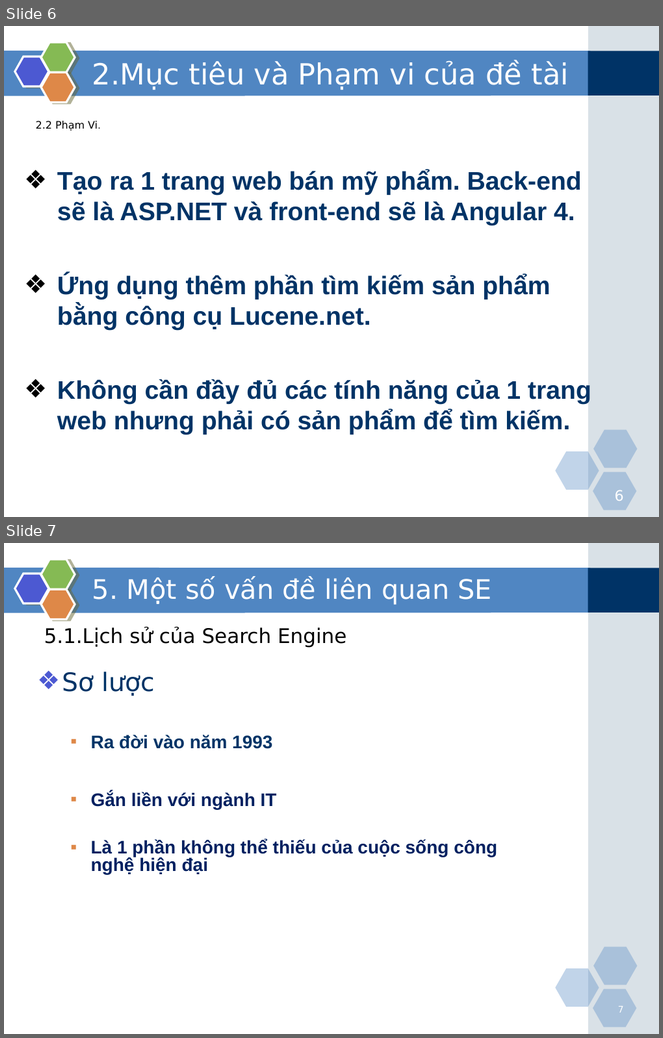
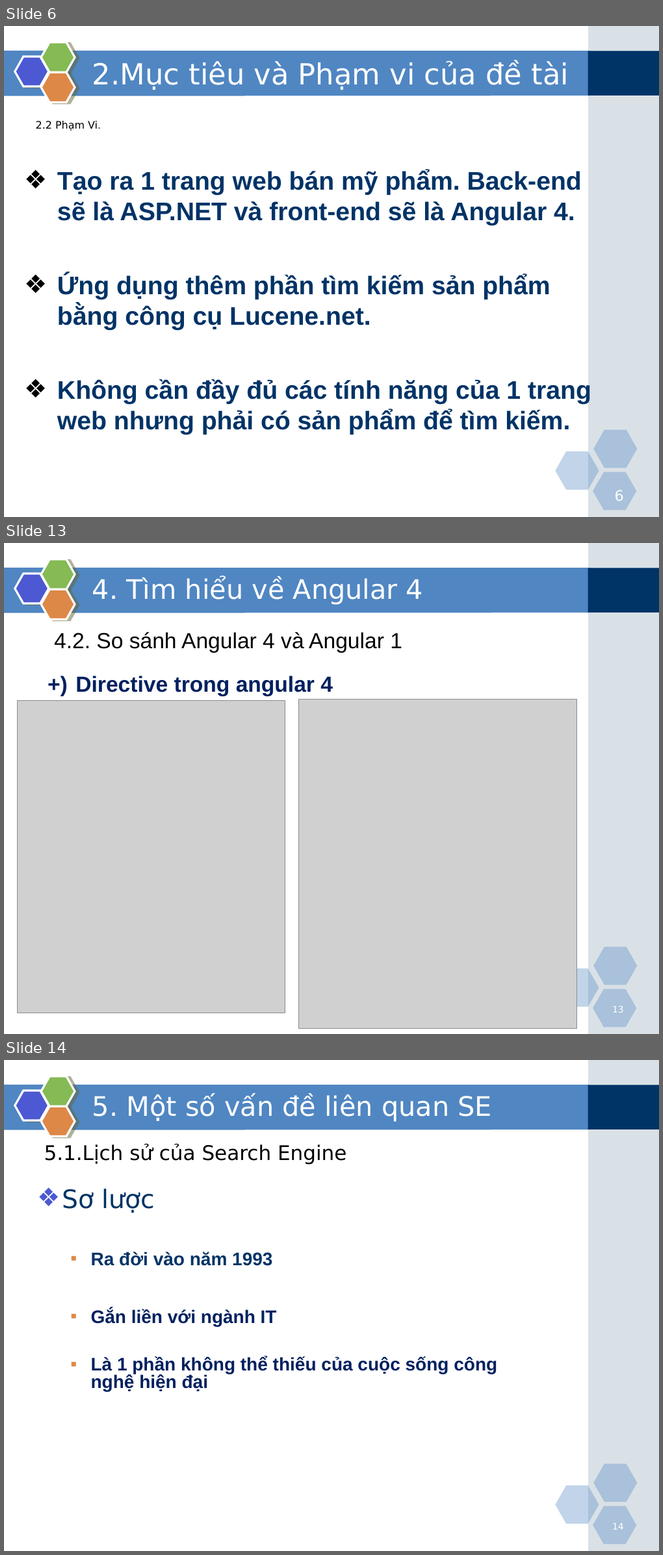
Before and after one commit to VuongVanHau/TLCN2018, a slide deck: Dec_30/ASPNET_Angular_Lucene_Thịnh_Hậu.ppt. Shown one above the other, each under a label of ours: slides 6 and 7 before the commit, slides 6, 13 and 14 after it; the slides between them are not shown. The pictures are 663x1038 and 663x1555 pixels, drawn with LibreOffice and Linux fonts; fonts in the diff are those of the drawing; grey boxes stand for pictures. Boxes give left, top, right and bottom in pixels: in the first picture for what was removed or moved away, otherwise in the second. Text is boxed around its words. In the diff, an @@ line names an element or a change of style, - is before the commit and + after.

```diff
--- a/Dec_30/ASPNET_Angular_Lucene_Thịnh_Hậu.ppt
+++ b/Dec_30/ASPNET_Angular_Lucene_Thịnh_Hậu.ppt
@@ slide 13 added at <box>4,543,659,1034</box>, background #FFFFFF; not listed: 9 template elements that a slide beside it also shows @@
@@ text added at <box>92,577,423,605</box>, 29.6 pt, text #FFFFFF @@
+4. Tìm hiểu về Angular 4
@@ text added at <box>54,632,402,653</box>, 24 pt, text #000000 @@
+    4.2. So sánh Angular 4 và Angular 1
@@ rectangle added at <box>4,663,354,698</box>, fill #FFFFFF, 24 pt, text #002060, bold @@
+      +) Directive trong angular 4
@@ picture added at <box>18,701,285,1014</box> @@
@@ picture added at <box>299,700,577,1029</box> @@
@@ page number added at <box>612,1006,624,1013</box>, 10 pt, text #FFFFFF @@
+13
@@ what was slide 7 is now slide 14 @@
@@ page number at <box>612,1523,624,1530</box>: text changed @@
-7
+14
```
Also in this commit, not shown: 1 slide changed, 6 other slides added, 1 other file.
